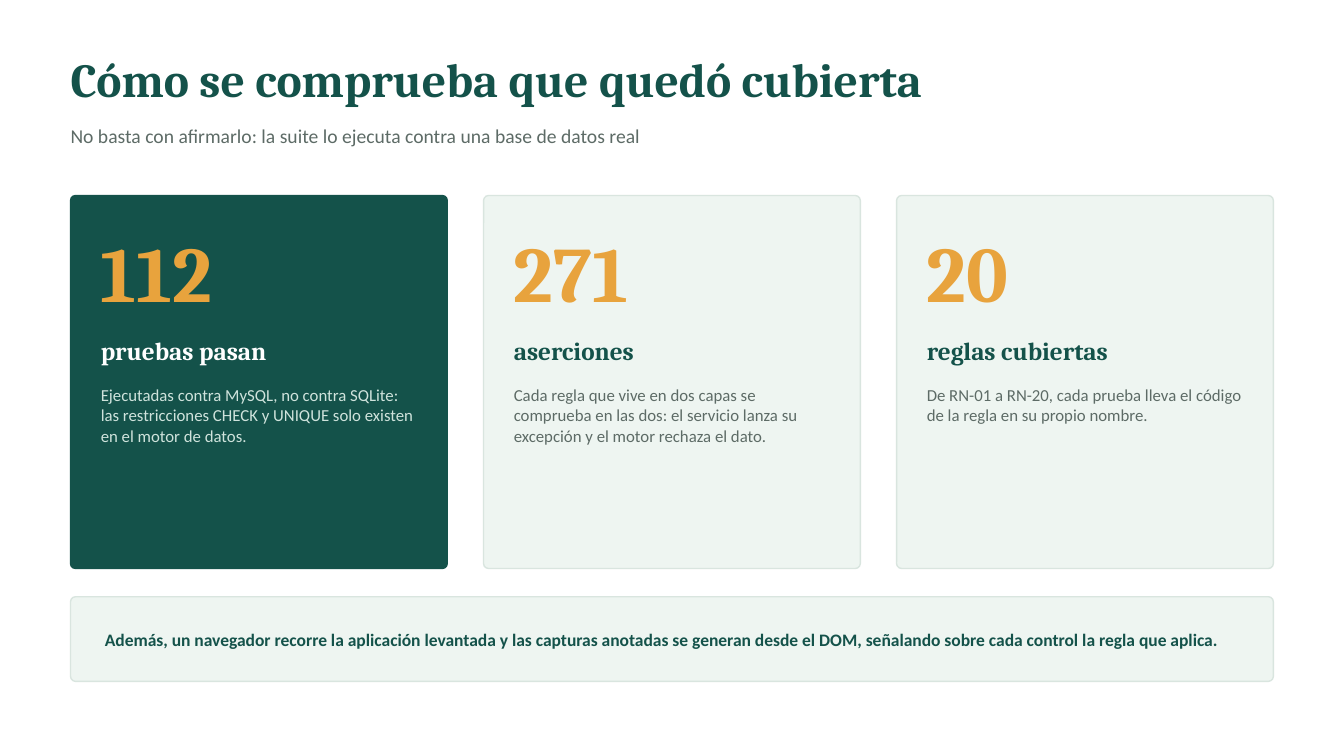
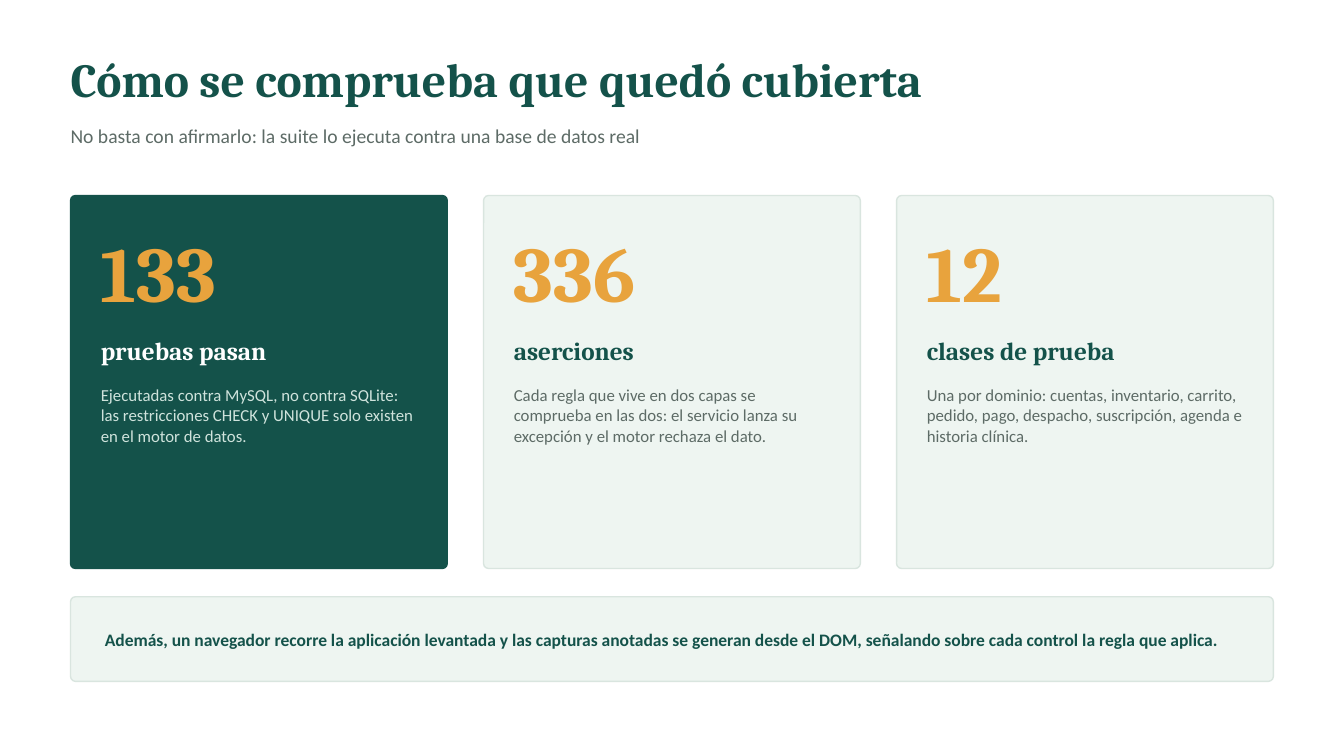
Before and after one commit to BrahamsCode/VetPetSurco, a slide deck: slide 8 of docs/presentacion/Paso1_IdentificarLaNecesidad.pptx. Drawn at 1344x756 pixels with LibreOffice and Linux fonts; fonts in the diff are those of the drawing. Boxes give left, top, right and bottom in pixels: in the first picture for what was removed or moved away, otherwise in the second. Text is boxed around its words. In the diff, an @@ line names an element or a change of style, - is before the commit and + after.

```diff
--- a/docs/presentacion/Paso1_IdentificarLaNecesidad.pptx
+++ b/docs/presentacion/Paso1_IdentificarLaNecesidad.pptx
@@ text at bbox=[101, 249, 217, 303]: text changed @@
-112
+133
@@ text at bbox=[514, 249, 636, 303]: text changed @@
-271
+336
@@ text at bbox=[927, 249, 1003, 302]: text changed @@
-20
+12
@@ text at bbox=[927, 342, 1115, 366]: text changed @@
-reglas cubiertas
+clases de prueba
@@ text at bbox=[927, 389, 1242, 442]: text changed @@
-De RN-01 a RN-20, cada prueba lleva el código de la regla en su propio nombre.
+Una por dominio: cuentas, inventario, carrito, pedido, pago, despacho, suscripción, agenda e historia clínica.
```
Also in this commit, not shown: 6 other slides changed.
